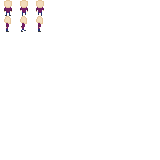
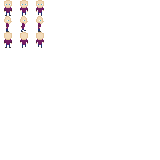
Before/after of a 160 × 160 layered artwork. What changed in the layer stack:
added layer "Face" above "Layer 1" over <box>5,4,43,21</box>
added layer "Layer 1" above "base" over <box>4,32,44,48</box>
renamed "move2" to "base", painted on it over <box>5,4,44,24</box>
